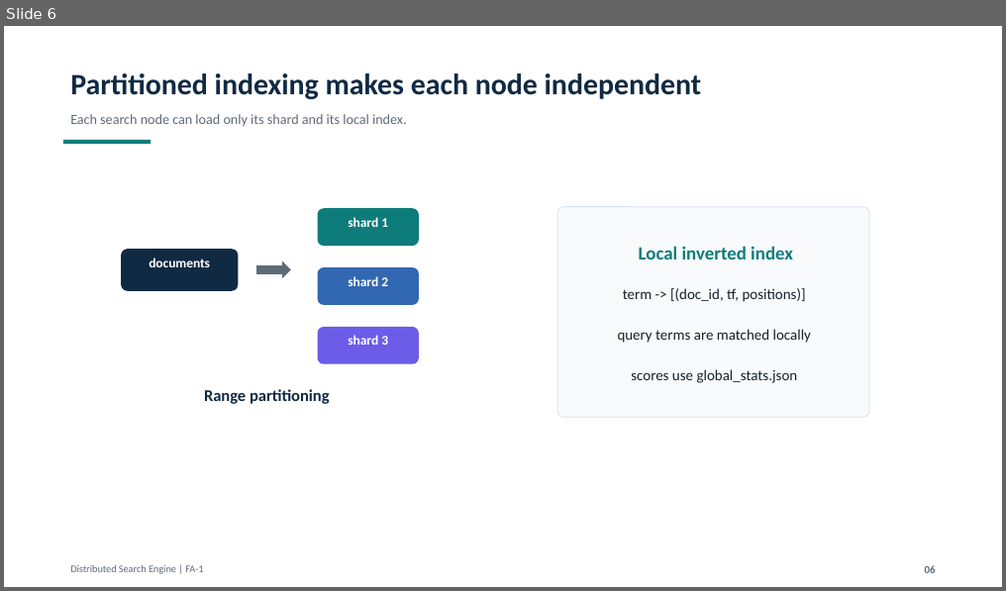
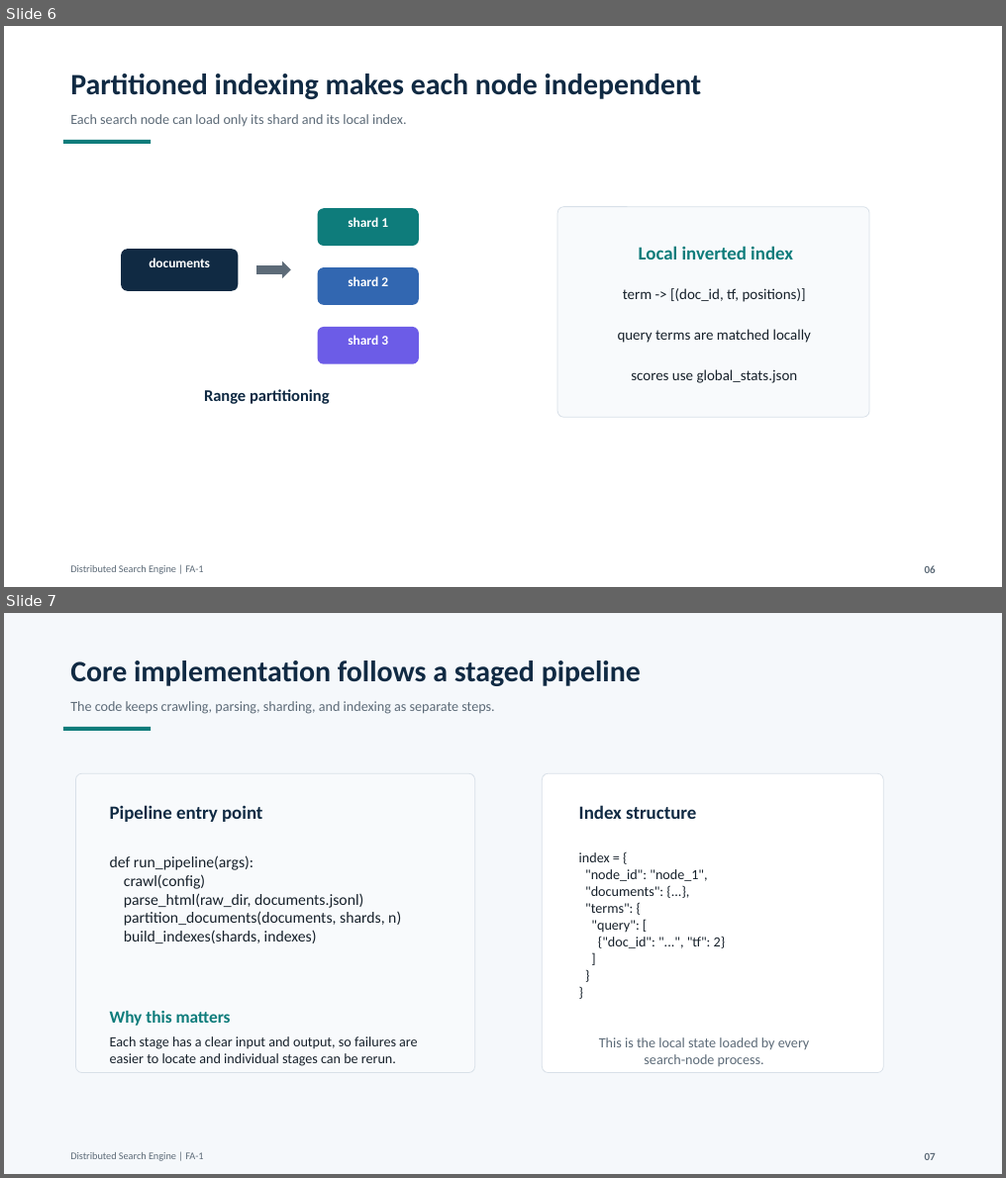
Before and after one commit to parth-darandale/ds-mini-project, a slide deck: Distributed_Search_Engine_FA1_Technical_Presentation.pptx. Shown one above the other, each under a label of ours: slide 6 before the commit, slides 6 and 7 after it. The pictures are 1006x591 and 1006x1178 pixels, drawn with LibreOffice and Linux fonts; fonts in the diff are those of the drawing. Boxes give left, top, right and bottom in pixels: in the first picture for what was removed or moved away, otherwise in the second. Text is boxed around its words. In the diff, an @@ line names an element or a change of style, - is before the commit and + after.

Commit message:
Add code and output evidence to technical deck

```diff
--- a/Distributed_Search_Engine_FA1_Technical_Presentation.pptx
+++ b/Distributed_Search_Engine_FA1_Technical_Presentation.pptx
@@ slide 7 added at (x1=4, y1=613, x2=1002, y2=1174), background #F5F8FB @@
@@ text added at (x1=70, y1=661, x2=641, y2=686), 28.5 pt, text #102A43, bold @@
+Core implementation follows a staged pipeline
@@ text added at (x1=70, y1=701, x2=494, y2=714), 13.5 pt, text #5D6B78 @@
+The code keeps crawling, parsing, sharding, and indexing as separate steps.
@@ rectangle added at (x1=63, y1=727, x2=151, y2=731), fill #0E7C7B @@
@@ rounded rectangle added at (x1=76, y1=774, x2=475, y2=1073), fill #F8FAFC, outline #D8E0E8 0.75 pt @@
@@ rounded rectangle added at (x1=543, y1=774, x2=884, y2=1073), fill #FFFFFF, outline #D8E0E8 0.75 pt @@
@@ text added at (x1=110, y1=805, x2=262, y2=822), 18 pt, text #102A43, bold @@
+Pipeline entry point
@@ text added at (x1=579, y1=805, x2=696, y2=819), 18 pt, text #102A43, bold @@
+Index structure
@@ text added at (x1=110, y1=856, x2=401, y2=944), 15 pt, text #17212B @@
+def run_pipeline(args):
+crawl(config)
+parse_html(raw_dir, documents.jsonl)
+partition_documents(documents, shards, n)
+build_indexes(shards, indexes)
@@ text added at (x1=579, y1=853, x2=726, y2=949), 13.5 pt, text #17212B @@
+index = {
+"node_id": "node_1",
+"documents": {...},
+"terms": {
+"query": [
+{"doc_id": "...", "tf": 2}
+]
+}
+}
@@ text added at (x1=110, y1=1011, x2=231, y2=1026), 16.5 pt, text #0E7C7B, bold @@
+Why this matters
@@ text added at (x1=110, y1=1037, x2=418, y2=1066), 13.5 pt, text #17212B @@
+Each stage has a clear input and output, so failures are easier to locate and individual stages can be rerun.
@@ text added at (x1=599, y1=1038, x2=810, y2=1066), 13.5 pt, text #5D6B78 @@
+This is the local state loaded by every search-node process.
@@ text added at (x1=70, y1=1153, x2=203, y2=1161), 9.8 pt, text #5D6B78 @@
+Distributed Search Engine | FA-1
@@ text added at (x1=925, y1=1154, x2=936, y2=1160), 10.5 pt, text #5D6B78, bold @@
+07
```
Also in this commit, not shown: 7 slides changed, 1 other slide added, 1 other file.
